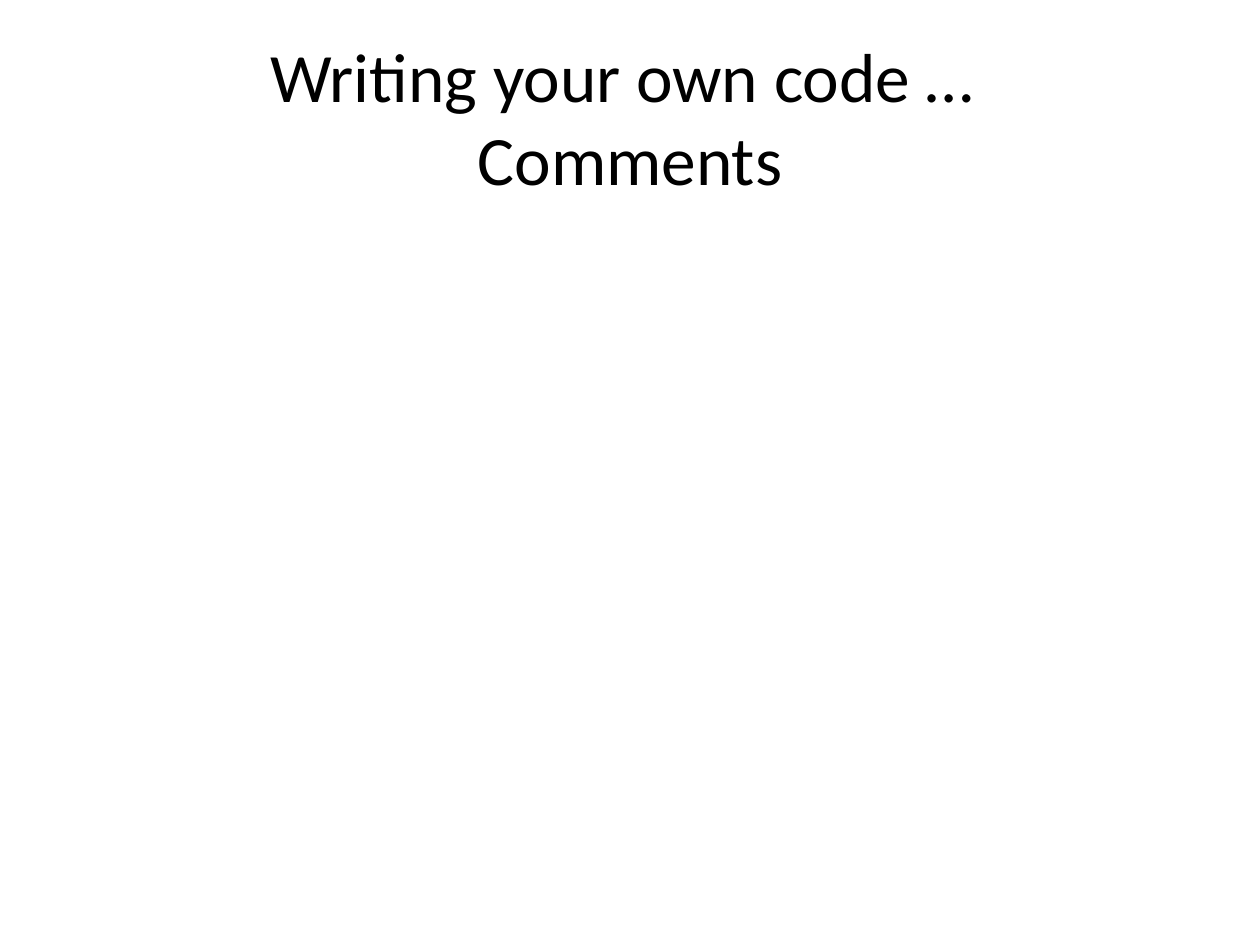
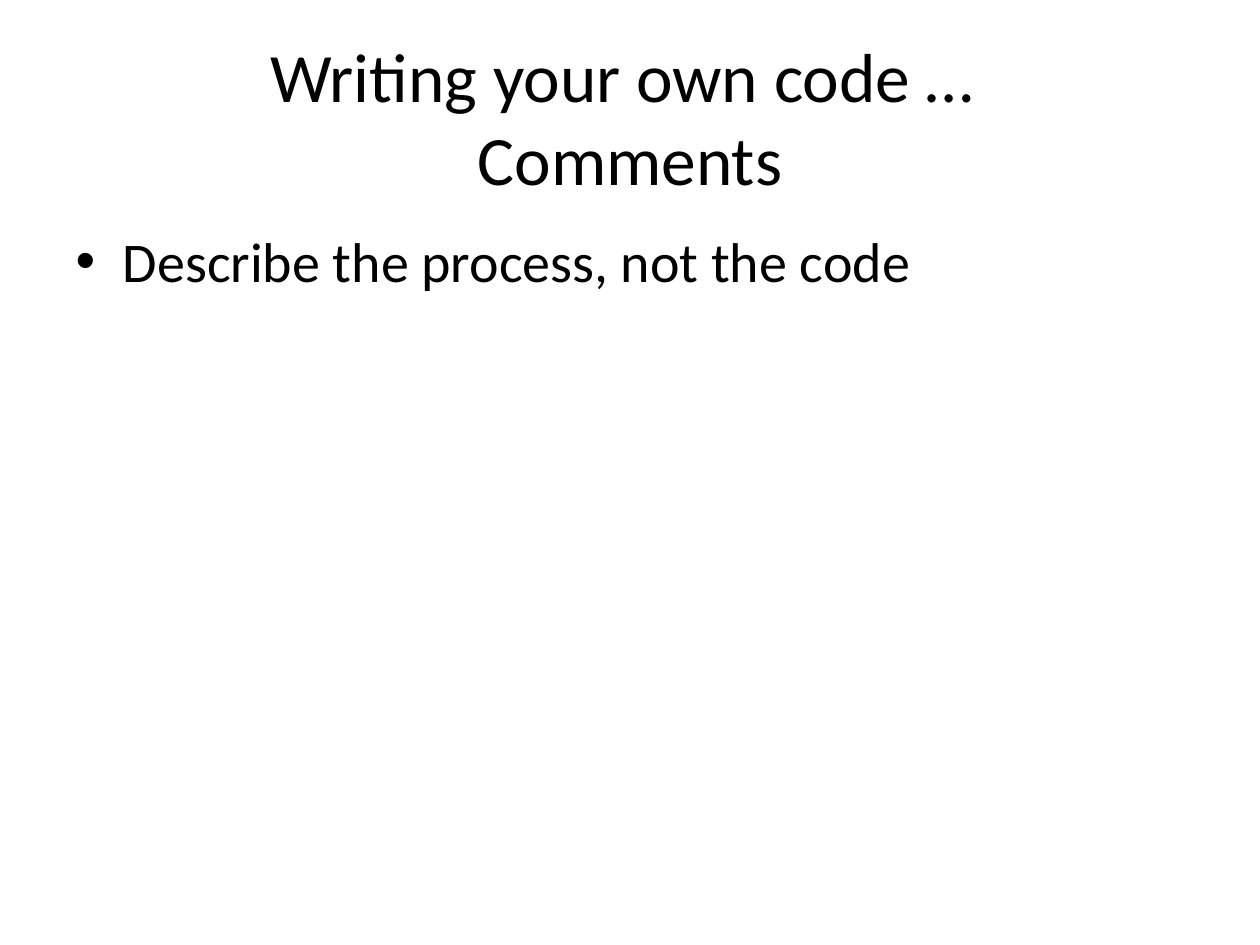
Before and after one commit to lkloh/USArray, a slide deck: slide 6 of BasicsOfCoding/BasicsOfCoding.pptx. Drawn at 1260x945 pixels with LibreOffice and Linux fonts; fonts in the diff are those of the drawing. Boxes give left, top, right and bottom in pixels: in the first picture for what was removed or moved away, otherwise in the second. Text is boxed around its words. In the diff, an @@ line names an element or a change of style, - is before the commit and + after.

```diff
--- a/BasicsOfCoding/BasicsOfCoding.pptx
+++ b/BasicsOfCoding/BasicsOfCoding.pptx
@@ text added at [123, 243, 910, 291], 32 pt, text #000000 @@
+• Describe the process, not the code
```
Also in this commit, not shown: 2 other slides changed, 20 slides added.
